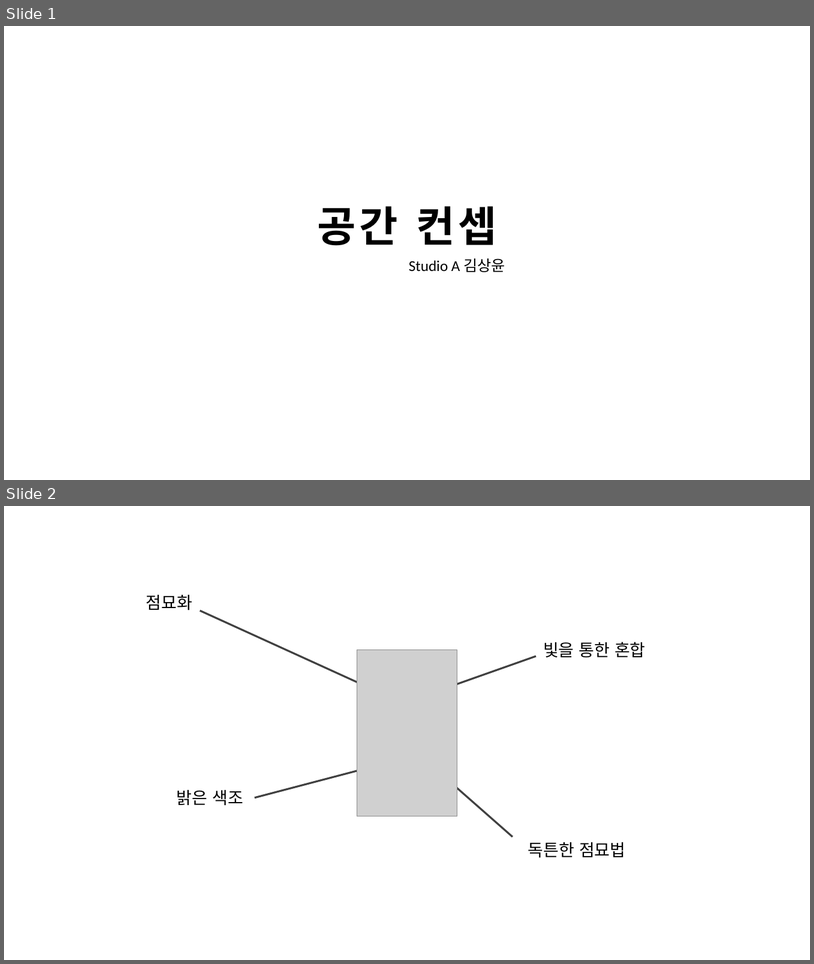
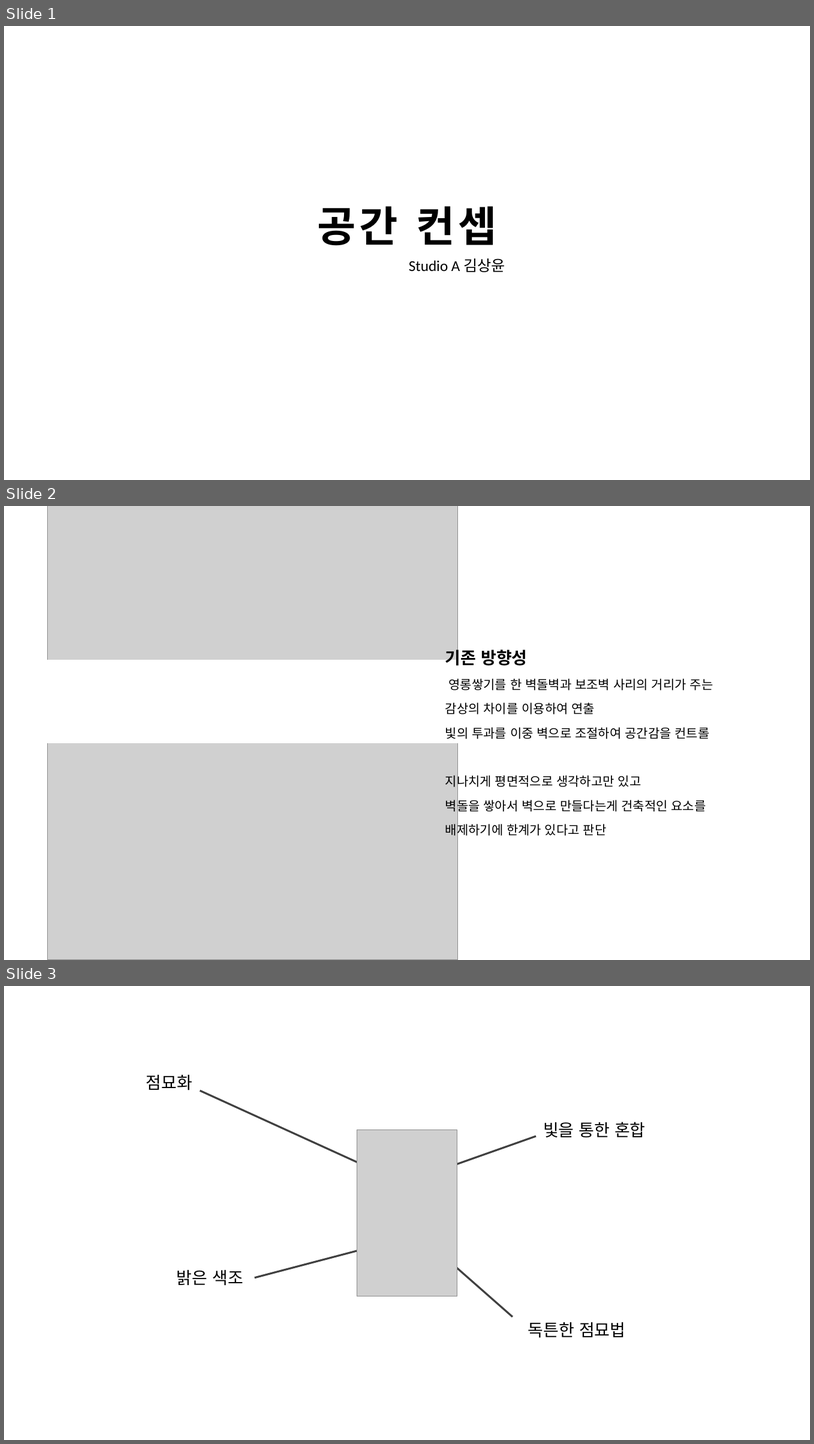
Before and after one commit to CarrotJuice07/College_File, a slide deck: 건축설계2/3주차(금)/발표자료.pptx. Shown one above the other, each under a label of ours: slides 1 and 2 before the commit, slides 1, 2 and 3 after it. The pictures are 814x964 and 814x1444 pixels, drawn with LibreOffice and Linux fonts; fonts in the diff are those of the drawing; grey boxes stand for pictures. Boxes give left, top, right and bottom in pixels: in the first picture for what was removed or moved away, otherwise in the second. Text is boxed around its words. In the diff, an @@ line names an element or a change of style, - is before the commit and + after.

```diff
--- a/건축설계2/3주차(금)/발표자료.pptx
+++ b/건축설계2/3주차(금)/발표자료.pptx
@@ slide 2 added at [4,506,810,960], background #FFFFFF @@
@@ picture added at [48,506,458,960] @@
@@ text added at [446,647,714,837], 15 pt, text #000000 @@
+기존 방향성
+영롱쌓기를 한 벽돌벽과 보조벽 사리의 거리가 주는
+감상의 차이를 이용하여 연출
+빛의 투과를 이중 벽으로 조절하여 공간감을 컨트롤
+지나치게 평면적으로 생각하고만 있고
+벽돌을 쌓아서 벽으로 만들다는게 건축적인 요소를
+배제하기에 한계가 있다고 판단
@@ rectangle added at [17,660,458,742], fill #FFFFFF, outline #FFFFFF 1.5 pt @@
@@ what was slide 2 is now slide 3 @@
```
Also in this commit, not shown: 1 other file.
